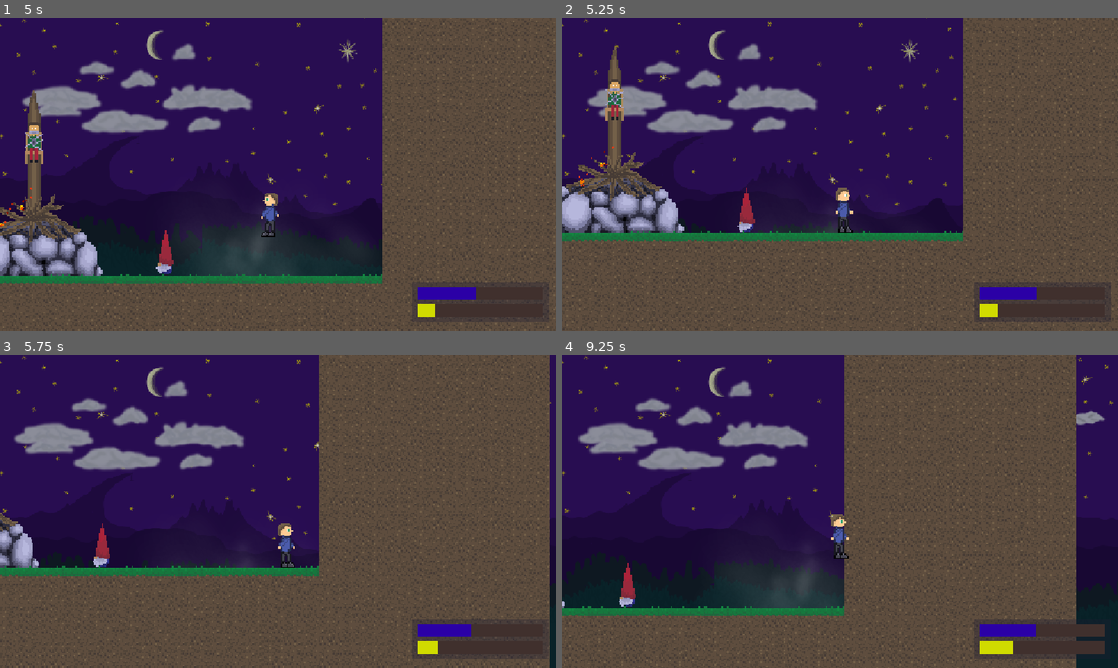
Above: before the commit, frames 1-4 (two rows, left to right).
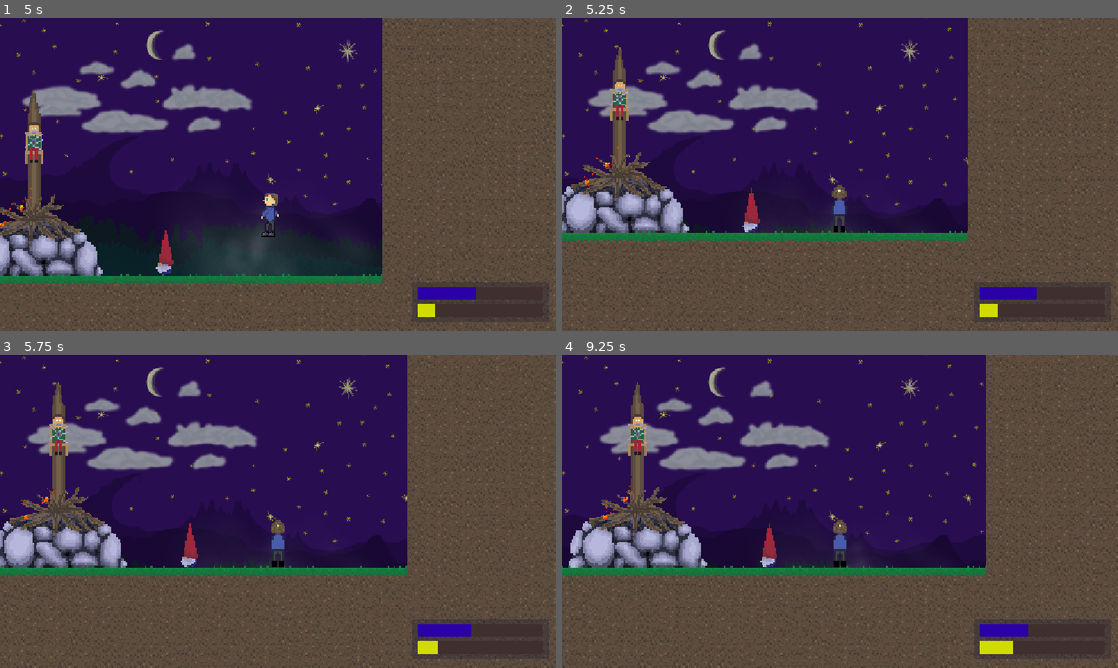
Above: after the commit, the same moments.

Repository: MyNameIs3rik/gnomes-piss-me-off
Game: Godot game, scene res://scenes/wolrd/wolrd.tscn
The game is run twice, just before and just after one commit, with the same random seed, the same clock (stepped at 60 frames per second) and the same inputs.
Inputs (mouse positions are in pixels of both pictures, inside the frame that each line leads up to):
- Up to frame 1 (5 s): move the mouse to (400, 158) at 0.52 s; hold Q (Piss) 0.53-1.28 s; hold D (Right) 0.53-2.03 s; tap W (Up) at 0.77, 1.07, 1.52, 1.55, 1.82, 2.1, 3.02, 3.32, 3.77, 3.8, 4.07, 4.52, 4.82 s; right-click (400, 158) at 0.8 s; move the mouse to (166, 190) at 1.27 s; right-click (166, 190) at 1.35 s; move the mouse to (333, 105) at 2.02 s; hold A (Left) 2.03-2.78 s; hold Q (Piss) 2.03-2.78 s; move the mouse to (250, 237) at 2.77 s; hold D (Right) 2.78-4.28 s; tap Q (Piss) at 2.85, 4.35 s; right-click (250, 237) at 3.05 s; move the mouse to (444, 221) at 3.52 s; hold Right mouse button (RightClick) 3.53-4.28 s; move the mouse to (111, 127) at 4.27 s; hold A (Left) from 4.28 s (still down)
- Up to frame 2 (5.25 s): move the mouse to (867, 174) at 5.02 s; release A (Left) at 5.03 s; hold D (Right) from 5.03 s (still down); hold Right mouse button (RightClick) from 5.03 s (still down)
- Up to frame 3 (5.75 s): keep holding D (Right); keep holding Right mouse button (RightClick)
- Up to frame 4 (9.25 s): move the mouse to (756, 433) at 5.77 s; release D (Right) at 5.78 s; release Right mouse button (RightClick) at 5.78 s; hold A (Left) 5.78-7.28 s; tap W (Up) at 5.85, 6.02, 6.32, 6.77, 7.07, 7.52, 7.82, 8.3, 9.02 s; move the mouse to (962, 495) at 6.52 s; hold Q (Piss) 6.53-7.28 s; move the mouse to (728, 527) at 7.27 s; hold D (Right) from 7.28 s (still down); right-click (728, 527) at 7.35 s; move the mouse to (895, 442) at 8.02 s; hold Q (Piss) 8.03-8.78 s; move the mouse to (812, 574) at 8.77 s; right-click (812, 574) at 8.85 s; tap Q (Piss) at 9.05 s

Frame 1 is identical in both runs. In frame 2, 6.0% of the frame differs, in the area x 0-100%, y 0-100%; in frame 3, 21%; in frame 4, 42%.

Commit message:
added pissing

Diff:
--- a/scenes/enemies/gnome.tscn
+++ b/scenes/enemies/gnome.tscn
@@ -30,6 +30,7 @@
 }]
 
 [node name="Gnome" type="CharacterBody2D" unique_id=1972237894]
+z_index = 2
 collision_layer = 4
 script = ExtResource("1_ap4xf")
 
--- /dev/null
+++ b/scenes/player/pee.tscn
@@ -0,0 +1,21 @@
+[gd_scene format=3 uid="uid://cxs1p3fgmri6p"]
+
+[ext_resource type="Script" uid="uid://b00hgupv0wvfj" path="res://scripts/player/pee.gd" id="1_uhgyt"]
+[ext_resource type="Texture2D" uid="uid://cm4rfxwqiyqba" path="res://assets/player/piss.png" id="2_88vim"]
+
+[sub_resource type="CircleShape2D" id="CircleShape2D_2auwi"]
+radius = 2.0
+
+[node name="pee" type="Area2D" unique_id=2042339371]
+collision_layer = 0
+collision_mask = 13
+script = ExtResource("1_uhgyt")
+
+[node name="CollisionShape2D" type="CollisionShape2D" parent="." unique_id=1777656485]
+shape = SubResource("CircleShape2D_2auwi")
+
+[node name="Piss" type="Sprite2D" parent="." unique_id=1445583040]
+texture = ExtResource("2_88vim")
+
+[connection signal="area_entered" from="." to="." method="_on_area_entered"]
+[connection signal="body_entered" from="." to="." method="_on_body_entered"]
--- a/scenes/player/player.tscn
+++ b/scenes/player/player.tscn
@@ -10,6 +10,8 @@
 [ext_resource type="Texture2D" uid="uid://cs7f0g2powsag" path="res://assets/player/Player_walk_left-right.png" id="4_75vfm"]
 [ext_resource type="Texture2D" uid="uid://cxo32ok5xhq2w" path="res://assets/player/resp_2.png" id="5_h17s1"]
 [ext_resource type="Texture2D" uid="uid://dw6cfj4q0nlog" path="res://assets/player/resp_1.png" id="7_5gtgg"]
+[ext_resource type="AudioStream" uid="uid://cct2ndi174gmr" path="res://assets/sounds/player/zip_up.mp3" id="11_fm80t"]
+[ext_resource type="AudioStream" uid="uid://qxdhbo7auu5x" path="res://assets/sounds/player/zip_down.mp3" id="12_gx1jg"]
 
 [sub_resource type="SpriteFrames" id="SpriteFrames_g4v7s"]
 animations = [{
@@ -42,9 +44,6 @@
 "speed": 2.0
 }, {
 "frames": [{
-"duration": 1.0,
-"texture": ExtResource("4_0owmy")
-}, {
 "duration": 1.0,
 "texture": ExtResource("4_0owmy")
 }],
@@ -73,6 +72,142 @@
 [sub_resource type="RectangleShape2D" id="RectangleShape2D_2auwi"]
 size = Vector2(7, 30)
 
+[sub_resource type="Animation" id="Animation_ugbui"]
+length = 0.001
+tracks/0/type = "value"
+tracks/0/imported = false
+tracks/0/enabled = true
+tracks/0/path = NodePath("sounds/ZipDown:playing")
+tracks/0/interp = 1
+tracks/0/loop_wrap = true
+tracks/0/keys = {
+"times": PackedFloat32Array(0),
+"transitions": PackedFloat32Array(1),
+"update": 1,
+"values": [false]
+}
+tracks/1/type = "value"
+tracks/1/imported = false
+tracks/1/enabled = true
+tracks/1/path = NodePath("animation:animation")
+tracks/1/interp = 1
+tracks/1/loop_wrap = true
+tracks/1/keys = {
+"times": PackedFloat32Array(0),
+"transitions": PackedFloat32Array(1),
+"update": 1,
+"values": [&"pee"]
+}
+tracks/2/type = "value"
+tracks/2/imported = false
+tracks/2/enabled = true
+tracks/2/path = NodePath(".:current_state")
+tracks/2/interp = 1
+tracks/2/loop_wrap = true
+tracks/2/keys = {
+"times": PackedFloat32Array(0),
+"transitions": PackedFloat32Array(1),
+"update": 1,
+"values": [0]
+}
+tracks/3/type = "value"
+tracks/3/imported = false
+tracks/3/enabled = true
+tracks/3/path = NodePath("sounds/ZipUp:playing")
+tracks/3/interp = 1
+tracks/3/loop_wrap = true
+tracks/3/keys = {
+"times": PackedFloat32Array(0),
+"transitions": PackedFloat32Array(1),
+"update": 1,
+"values": [false]
+}
+
+[sub_resource type="Animation" id="Animation_h17s1"]
+resource_name = "zip_down"
+tracks/0/type = "value"
+tracks/0/imported = false
+tracks/0/enabled = true
+tracks/0/path = NodePath("animation:animation")
+tracks/0/interp = 1
+tracks/0/loop_wrap = true
+tracks/0/keys = {
+"times": PackedFloat32Array(0),
+"transitions": PackedFloat32Array(1),
+"update": 1,
+"values": [&"pee"]
+}
+tracks/1/type = "value"
+tracks/1/imported = false
+tracks/1/enabled = true
+tracks/1/path = NodePath("sounds/ZipDown:playing")
+tracks/1/interp = 1
+tracks/1/loop_wrap = true
+tracks/1/keys = {
+"times": PackedFloat32Array(0.4),
+"transitions": PackedFloat32Array(1),
+"update": 1,
+"values": [true]
+}
+tracks/2/type = "value"
+tracks/2/imported = false
+tracks/2/enabled = true
+tracks/2/path = NodePath(".:current_state")
+tracks/2/interp = 1
+tracks/2/loop_wrap = true
+tracks/2/keys = {
+"times": PackedFloat32Array(1),
+"transitions": PackedFloat32Array(1),
+"update": 1,
+"values": [2]
+}
+
+[sub_resource type="Animation" id="Animation_fm80t"]
+resource_name = "zip_up"
+tracks/0/type = "value"
+tracks/0/imported = false
+tracks/0/enabled = true
+tracks/0/path = NodePath("animation:animation")
+tracks/0/interp = 1
+tracks/0/loop_wrap = true
+tracks/0/keys = {
+"times": PackedFloat32Array(1),
+"transitions": PackedFloat32Array(1),
+"update": 1,
+"values": [&"idle"]
+}
+tracks/1/type = "value"
+tracks/1/imported = false
+tracks/1/enabled = true
+tracks/1/path = NodePath("sounds/ZipUp:playing")
+tracks/1/interp = 1
+tracks/1/loop_wrap = true
+tracks/1/keys = {
+"times": PackedFloat32Array(0.03333333),
+"transitions": PackedFloat32Array(1),
+"update": 1,
+"values": [true]
+}
+tracks/2/type = "value"
+tracks/2/imported = false
+tracks/2/enabled = true
+tracks/2/path = NodePath(".:current_state")
+tracks/2/interp = 1
+tracks/2/loop_wrap = true
+tracks/2/keys = {
+"times": PackedFloat32Array(1),
+"transitions": PackedFloat32Array(1),
+"update": 1,
+"values": [0]
+}
+
+[sub_resource type="AnimationLibrary" id="AnimationLibrary_je7p5"]
+_data = {
+&"RESET": SubResource("Animation_ugbui"),
+&"zip_down": SubResource("Animation_h17s1"),
+&"zip_up": SubResource("Animation_fm80t")
+}
+
 [sub_resource type="StyleBoxFlat" id="StyleBoxFlat_ugbui"]
 bg_color = Color(0.25071824, 0.18838459, 0.17552719, 1)
 border_color = Color(0.03839716, 0.038397178, 0.0383971, 1)
@@ -87,21 +222,39 @@
 bg_color = Color(0.81700003, 0.86, 0, 1)
 
 [node name="Player" type="CharacterBody2D" unique_id=1665968398]
+z_index = 1
 collision_layer = 2
 floor_snap_length = 2.0
 script = ExtResource("1_dovo2")
 
 [node name="animation" type="AnimatedSprite2D" parent="." unique_id=2012316314]
 sprite_frames = SubResource("SpriteFrames_g4v7s")
-animation = &"walk"
+animation = &"pee"
 autoplay = "idle"
 
 [node name="CollisionShape2D" type="CollisionShape2D" parent="." unique_id=1054483101]
 position = Vector2(-0.5, 1)
 shape = SubResource("RectangleShape2D_2auwi")
 
+[node name="AnimationPlayer" type="AnimationPlayer" parent="." unique_id=1176906452]
+libraries/ = SubResource("AnimationLibrary_je7p5")
+
 [node name="AttackDelay" type="Timer" parent="." unique_id=1663033483]
 wait_time = 0.7
+
+[node name="PeeDelay" type="Timer" parent="." unique_id=530437120]
+one_shot = true
+
+[node name="sounds" type="Node" parent="." unique_id=539577723]
+
+[node name="ZipUp" type="AudioStreamPlayer2D" parent="sounds" unique_id=533641126]
+position = Vector2(-16, 2)
+stream = ExtResource("11_fm80t")
+volume_db = 10.0
+
+[node name="ZipDown" type="AudioStreamPlayer2D" parent="sounds" unique_id=49616400]
+stream = ExtResource("12_gx1jg")
+volume_db = 10.0
 
 [node name="CanvasLayer" type="CanvasLayer" parent="." unique_id=1710923519]
 
@@ -131,3 +284,5 @@
 theme_override_styles/fill = SubResource("StyleBoxFlat_kvlxm")
 value = 16.85
 show_percentage = false
+
+[connection signal="timeout" from="PeeDelay" to="." method="_on_pee_delay_timeout"]
--- /dev/null
+++ b/scripts/player/pee.gd
@@ -0,0 +1,22 @@
+extends Area2D
+
+var velocity: Vector2
+
+func _ready():
+	monitoring = false
+	var size = randf_range(0.7,1.5)
+	$Piss.scale = Vector2(size,size)
+	$Piss.rotation = randi_range(0,90)
+
+func _process(delta):
+	if velocity.y > 10:
+		monitoring = true
+	velocity.y += 100 * delta
+	position += velocity * delta
+
+func _on_area_entered(area):
+	area.take_damage(1)
+	queue_free()
+
+func _on_body_entered(_body):
+	queue_free()
--- a/scripts/player/player.gd
+++ b/scripts/player/player.gd
@@ -1,12 +1,15 @@
 extends CharacterBody2D
 
 #stats
+@export var pee_delay: float = 0.08
 var max_water: int = 100
 var water: float = 0.0
 var max_piss: int = 100
 var piss: float = 0.0
 var max_health: int = 10
 var health: int = max_health
+
+var can_pee: bool = true
 
 #physics
 var MAX_SPEED: int = 120
@@ -17,33 +20,64 @@
 
 #imports
 @onready var animation: AnimatedSprite2D = $animation
-
+@onready var Aplayer = $AnimationPlayer
 @onready var water_bar = $CanvasLayer/WaterBar
 @onready var piss_bar = $CanvasLayer/PissBar
 
+const PEE = preload("res://scenes/player/pee.tscn")
+
 enum STATE {
 	DEFAULT,
+	ZIPPING,
 	PISSING
 }
 
-var current_state = STATE.DEFAULT
+@export var current_state = STATE.DEFAULT
 
 func _ready() -> void:
+	$PeeDelay.wait_time = pee_delay
 	water_bar.value = water
 	piss_bar.value = piss
 
 func _physics_process(delta):
+	#temp
 	if is_on_floor() and current_state == STATE.DEFAULT and Input.is_action_pressed("Piss"):
 		water = 50
+
+	if current_state == STATE.PISSING and not Input.is_action_pressed("RightClick"):
+		current_state = STATE.ZIPPING
+		Aplayer.play("zip_up")
+	elif current_state == STATE.PISSING and piss < 0.5:
+		piss = 0
+		current_state = STATE.ZIPPING
+		Aplayer.play("zip_up")
+	elif current_state == STATE.PISSING and Input.is_action_pressed("RightClick"):
+		piss -= delta * 8
+		if can_pee:
+			can_pee = false
+			$PeeDelay.start()
+			var piss_dir: Vector2 = get_global_mouse_position() - global_position
+			var piss_intensity: int = clamp(piss_dir.length(),20,60)
+			piss_dir = piss_dir.normalized()
+			var pee = PEE.instantiate()
+			pee.position = position
+			pee.velocity = Vector2(0.6 * piss_dir.x * piss_intensity,-50 -0.8 * piss_intensity)
+			get_parent().add_child(pee)
+
+	if is_on_floor() and current_state == STATE.DEFAULT and Input.is_action_pressed("RightClick") and piss > 10:
+		current_state = STATE.ZIPPING
+		Aplayer.play("zip_down")
 
 	if not is_on_floor():
 		velocity.y += gravity * delta * 0.9
 		if velocity.y > 400:
 			velocity.y = 400
-	elif Input.is_action_just_pressed("Up") :
+	elif Input.is_action_just_pressed("Up") and current_state == STATE.DEFAULT:
 		velocity.y = JUMP * -10
 
 	var dir:int = int(Input.get_axis("Left","Right"))
+	if current_state != STATE.DEFAULT:
+		dir = 0
 
 	if dir == 1:
 		var helper = 1
@@ -64,7 +98,7 @@
 	else:
 		velocity.x = move_toward(velocity.x, 0, friction)
 
-	if dir == 0:
+	if dir == 0 and current_state == STATE.DEFAULT:
 		animation.play("idle")
 	elif dir == 1 or dir == -1:
 		animation.play("walk")
@@ -88,3 +122,7 @@
 			water = 0
 		if piss > 100:
 			piss = 100
+
+
+func _on_pee_delay_timeout():
+	can_pee = true
Not shown, added: assets/player/jump.png.import
Not shown, added: assets/world/40x8_water_tiles.png.import
Not shown, added: assets/world/56x8_tilemap_cave.png.import
Not shown, added: assets/world/grass_water.png.import
Not shown, added: scripts/player/pee.gd.uid
